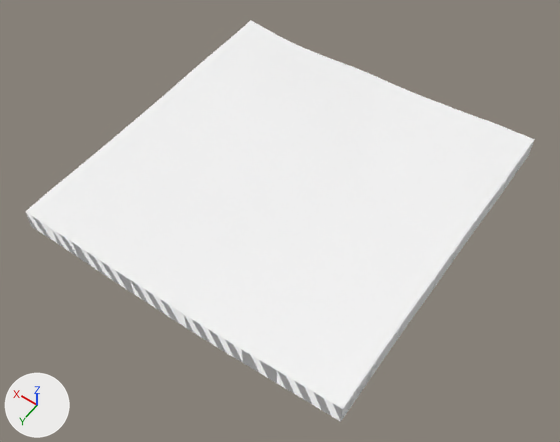
A saved change to the glTF model public/tiles/2/3_-4.glb.
Camera for both pictures: a 50 mm lens placed at (2759.0, 4772.0, 1898.0), pointed at (3550.0, 3666.0, 159.0). The axes (+X, +Y, +Z) are drawn at lower left. The lights are the same throughout. The first picture is the older version. Where no turn or scale is listed for an object, it has been applied to the vertices.

Names of what the first picture shows: 't2_3_-4'.
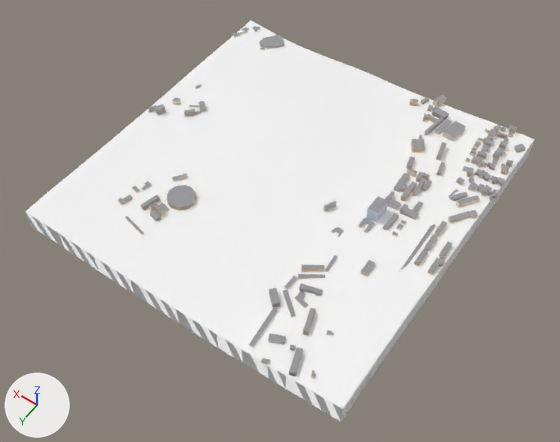
Where the newer file only moved an object's origin or applied its transform, the numbers keep the older frame.

What differs and where, as boxes (x1, y1, x2, y2) in the pictures (560 x 442 px):
part 1 of me_t2_3__4, added
    after: (249, 95, 526, 379)
part 2 of me_t2_3__4, added
    after: (118, 173, 196, 236)
part 3 of me_t2_3__4, added
    after: (233, 26, 284, 50)
part 4 of me_t2_3__4, added
    after: (148, 85, 206, 117)

What changed in the scene script:
```text
Add mat_far_building:
    mat_far_building = bpy.data.materials.new('far_building')
    mat_far_building.use_nodes = True; mat_far_building.node_tree.nodes.clear()
    _N = mat_far_building.node_tree.nodes; _L = mat_far_building.node_tree.links
    n0 = _N.new('ShaderNodeBsdfPrincipled'); n0.name = 'Principled BSDF'
    n0.inputs[1].default_value = 1.0  # 'Metallic'
    n0.inputs[2].default_value = 1.0  # 'Roughness'
    n1 = _N.new('ShaderNodeOutputMaterial'); n1.name = 'Material Output'
    n2 = _N.new('ShaderNodeVertexColor'); n2.name = 'Color Attribute'
    _L.new(n0.outputs[0], n1.inputs[0])  # 'BSDF' to 'Surface'
    _L.new(n2.outputs[0], n0.inputs[0])  # 'Color' to 'Base Color'
Change me_t2_3__4:
    used by ob_t2_3__4; location = (3584.0, 3584.0, 228.0)
    remove me_t2_3__4.from_pydata(...)  # 1841 vertices, 3520 faces; spans x -512.0..512.0, y -512.0..512.0, z -70.0..70.0
    add me_t2_3__4.from_pydata(...)  # 3205 vertices, 5292 faces; spans x -519.0..519.0, y -532.0..515.0, z -70.0..77.0
    me_t2_3__4 part 1: 1062 vertices added at x -519.0..-132.0, y -532.0..515.0, z 21.0..77.0
    me_t2_3__4 part 2: 140 vertices added at x 153.0..332.0, y 154.0..388.0, z 12.0..30.0
    me_t2_3__4 part 3: 94 vertices added at x 350.0..519.0, y -510.0..-407.0, z 0.0..13.0
    me_t2_3__4 part 4: 68 vertices added at x 357.0..504.0, y -163.0..21.0, z 8.0..33.0
    add me_t2_3__4.materials.append(mat_far_building)
```
